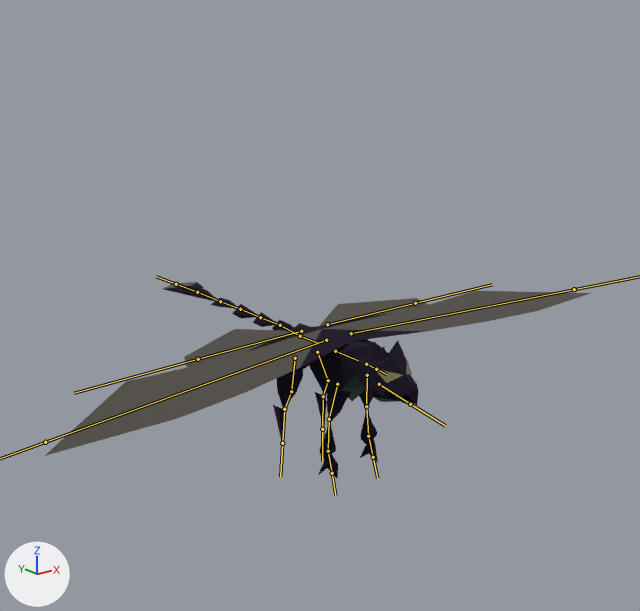
What one commit did to the FBX model Assets/BlenderImports/Buddy/Emberling.fbx.
The view is the same before and after, from a 50 mm lens placed at (-11.59, -14.83, 9.23), pointed at (0.82, 0.69, 3.03). The lights are fixed; the arrows at lower left show +X, +Y and +Z. The bones that bend it are drawn over the model as lines.

Objects in the first picture: 'Belly', 'Body', 'Eyes', 'Tail Plume', 'Wing Front', 'Wing Rear'.
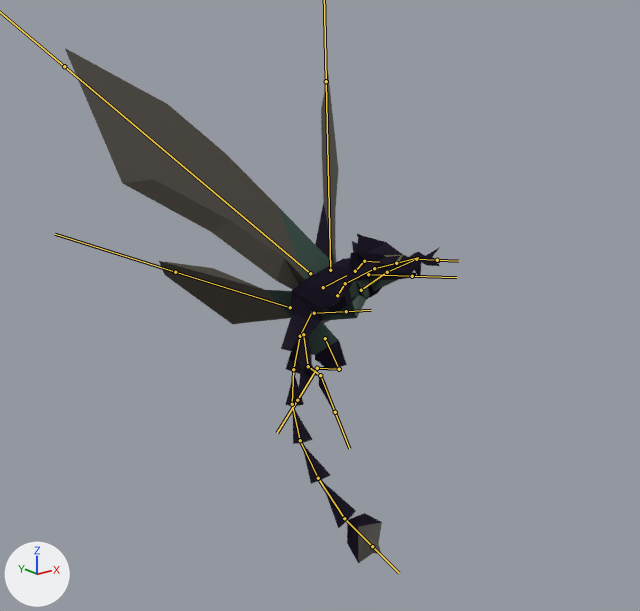
The newer file adds an action. The first version stands in its rest pose; the second is drawn at frame 30 of the action 'Armature|Happy Dance'.

The edits, one by one:
Bone 'Abdomen' (bone_abdomen) turns from (0, 0, 0) to (-78, -22, 1) degrees about its own x, y and z.
Bone 'Thorax' (bone_thorax) turns from (0, 0, 0) to (46, 14, 14) degrees about its own x, y and z.
Bone 'Neck' (bone_neck) turns from (0, 0, 0) to (28, 21, 32) degrees about its own x, y and z.
Bone 'Head' (bone_head) turns from (0, 0, 0) to (-51, 0, 0) degrees about its own x, y and z.
Bone 'Jaw' (bone_jaw) turns from (0, 0, 0) to (5, -11, -1) degrees about its own x, y and z.
Bone 'ForeLegUpper.L' (bone_forelegupper_l) moves from (0.0, 0.0, 0.0) to (-0.02, -0.13, 0.06).
Bone 'ForeLegUpper.L' (bone_forelegupper_l) turns from (0, 0, 0) to (22, 31, 113) degrees about its own x, y and z.
Bone 'ForeLegLower.L' (bone_foreleglower_l) turns from (0, 0, 0) to (26, -29, 11) degrees about its own x, y and z.
Bone 'ForeLegFoot.L' (bone_forelegfoot_l) turns from (0, 0, 0) to (10, -1, -17) degrees about its own x, y and z.
Bone 'WingBig.L' (bone_wingbig_l) turns from (0, 0, 0) to (-23, -45, 72) degrees about its own x, y and z.
Bone 'ForeLegUpper.R' (bone_forelegupper_r) moves from (0.0, 0.0, 0.0) to (0.02, -0.13, 0.06).
Bone 'ForeLegUpper.R' (bone_forelegupper_r) turns from (0, 0, 0) to (80, 35, -30) degrees about its own x, y and z.
Bone 'ForeLegLower.R' (bone_foreleglower_r) turns from (0, 0, 0) to (-89, 106, -52) degrees about its own x, y and z.
Bone 'ForeLegFoot.R' (bone_forelegfoot_r) turns from (0, 0, 0) to (-52, -15, 41) degrees about its own x, y and z.
Bone 'WingBig.R' (bone_wingbig_r) turns from (0, 0, 0) to (-23, 45, -72) degrees about its own x, y and z.
Bone 'RearThigh.L' (bone_rearthigh_l) turns from (0, 0, 0) to (-49, -11, 34) degrees about its own x, y and z.
Bone 'RearShin.L' (bone_rearshin_l) turns from (0, 0, 0) to (-73, -19, -22) degrees about its own x, y and z.
Bone 'RearFoot.L' (bone_rearfoot_l) turns from (0, 0, 0) to (33, -4, 16) degrees about its own x, y and z.
Bone 'Tail0' (bone_tail0) turns from (0, 0, 0) to (-18, 2, -5) degrees about its own x, y and z.
Bone 'Tail1' (bone_tail1) turns from (0, 0, 0) to (5, 1, 4) degrees about its own x, y and z.
Bone 'Tail2' (bone_tail2) turns from (0, 0, 0) to (-19, 2, -7) degrees about its own x, y and z.
Bone 'Tail3' (bone_tail3) turns from (0, 0, 0) to (10, -1, 8) degrees about its own x, y and z.
Bone 'Tail4' (bone_tail4) turns from (0, 0, 0) to (-11, 2, 17) degrees about its own x, y and z.
Bone 'Tail5' (bone_tail5) turns from (0, 0, 0) to (-14, 9, 18) degrees about its own x, y and z.
Bone 'WingSmall.L' (bone_wingsmall_l) turns from (0, 0, 0) to (-6, 26, 29) degrees about its own x, y and z.
Bone 'RearThigh.R' (bone_rearthigh_r) turns from (0, 0, 0) to (-61, 27, -22) degrees about its own x, y and z.
Bone 'RearShin.R' (bone_rearshin_r) turns from (0, 0, 0) to (-38, 13, 21) degrees about its own x, y and z.
Bone 'RearFoot.R' (bone_rearfoot_r) turns from (0, 0, 0) to (33, 4, -16) degrees about its own x, y and z.
Bone 'WingSmall.R' (bone_wingsmall_r) turns from (0, 0, 0) to (-6, -26, -29) degrees about its own x, y and z.

Pixel boxes [x1, y1, x2, y2] of what changed, in the pictures (640 x 611 px):
'Wing Front', posed (50% narrower, 46% taller)
    before: [45, 291, 591, 456]
    after: [65, 48, 338, 290]
'Body', posed
    before: [163, 282, 425, 478]
    after: [281, 202, 440, 563]
'Wing Rear', posed
    before: [184, 298, 428, 367]
    after: [159, 261, 330, 324]
'Belly', posed
    before: [341, 375, 401, 402]
    after: [266, 206, 399, 483]
'Tail Plume', posed
    before: [163, 282, 196, 289]
    after: [358, 522, 382, 563]
'Eyes', posed
    before: [375, 360, 412, 383]
    after: [384, 255, 403, 265]
bone 'Abdomen', root to tip
    before: (300, 336) to (318, 343)
    after: (300, 336) to (312, 311)
bone 'Thorax', root to tip
    before: (335, 351) to (358, 360)
    after: (323, 287) to (346, 275)
bone 'Neck', root to tip
    before: (366, 364) to (376, 369)
    after: (355, 271) to (364, 261)
bone 'Head', root to tip
    before: (376, 369) to (387, 374)
    after: (364, 261) to (379, 262)
bone 'Jaw', root to tip
    before: (379, 384) to (410, 404)
    after: (368, 274) to (412, 276)
bone 'ForeLegUpper.L', root to tip
    before: (367, 375) to (366, 406)
    after: (361, 290) to (387, 272)
bone 'ForeLegLower.L', root to tip
    before: (366, 406) to (368, 436)
    after: (387, 272) to (416, 259)
bone 'ForeLegFoot.L', root to tip
    before: (368, 436) to (373, 457)
    after: (416, 259) to (437, 260)
bone 'WingBig.L', root to tip
    before: (351, 333) to (574, 289)
    after: (330, 270) to (326, 81)
bone 'ForeLegUpper.R', root to tip
    before: (337, 384) to (329, 419)
    after: (337, 295) to (345, 283)
bone 'ForeLegLower.R', root to tip
    before: (329, 419) to (328, 451)
    after: (345, 283) to (374, 268)
bone 'ForeLegFoot.R', root to tip
    before: (328, 451) to (332, 473)
    after: (374, 268) to (396, 263)
bone 'WingBig.R', root to tip
    before: (326, 340) to (45, 442)
    after: (310, 273) to (64, 66)
bone 'RearThigh.L', root to tip
    before: (317, 352) to (328, 380)
    after: (325, 338) to (339, 369)
bone 'RearShin.L', root to tip
    before: (328, 380) to (323, 396)
    after: (339, 369) to (317, 368)
bone 'RearFoot.L', root to tip
    before: (323, 396) to (322, 429)
    after: (317, 368) to (297, 400)
bone 'Tail0', root to tip
    before: (300, 336) to (280, 325)
    after: (300, 336) to (293, 369)
bone 'Tail1', root to tip
    before: (280, 325) to (260, 317)
    after: (293, 369) to (292, 404)
bone 'Tail2', root to tip
    before: (260, 317) to (240, 309)
    after: (292, 404) to (300, 440)
bone 'Tail3', root to tip
    before: (240, 309) to (220, 301)
    after: (300, 440) to (318, 478)
bone 'Tail4', root to tip
    before: (220, 301) to (197, 292)
    after: (318, 478) to (344, 518)
bone 'Tail5', root to tip
    before: (197, 292) to (176, 284)
    after: (344, 518) to (372, 546)
bone 'WingSmall.L', root to tip
    before: (327, 324) to (415, 303)
    after: (314, 313) to (346, 311)
bone 'RearThigh.R', root to tip
    before: (295, 358) to (291, 391)
    after: (303, 334) to (308, 366)
bone 'RearShin.R', root to tip
    before: (291, 391) to (284, 409)
    after: (308, 366) to (320, 375)
bone 'RearFoot.R', root to tip
    before: (284, 409) to (282, 443)
    after: (320, 375) to (335, 412)
bone 'WingSmall.R', root to tip
    before: (301, 331) to (198, 359)
    after: (290, 307) to (175, 272)
